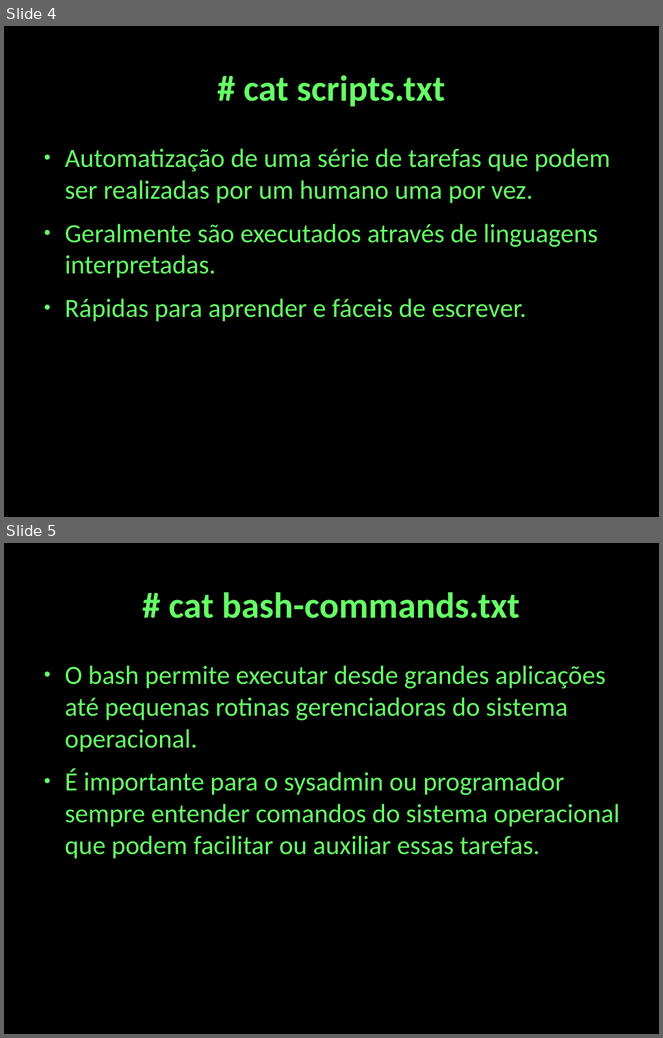
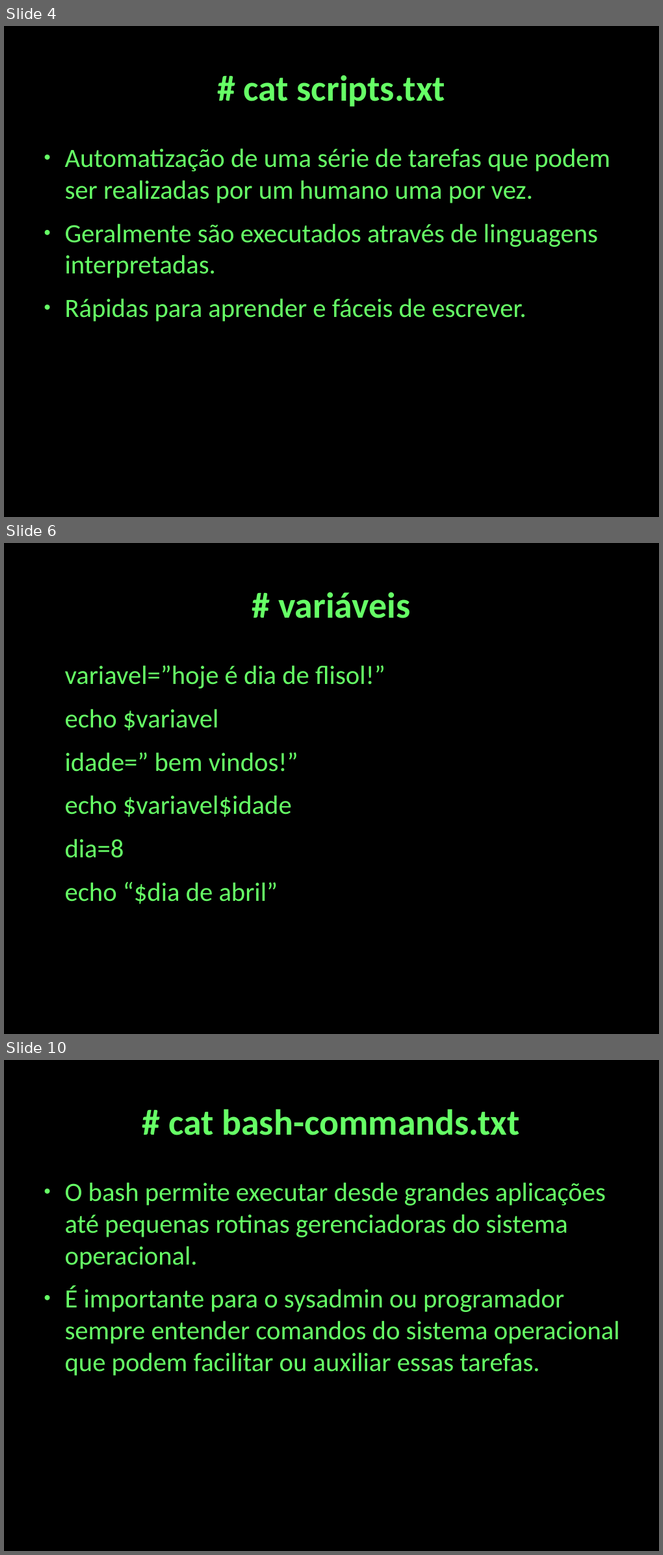
Before and after one commit to cjlcarvalho/presentations, a slide deck: shell-presentation.odp. Shown one above the other, each under a label of ours: slides 4 and 5 before the commit, slides 4, 6 and 10 after it; the slides between them are not shown. The pictures are 663x1038 and 663x1555 pixels, drawn with LibreOffice and Linux fonts; fonts in the diff are those of the drawing. Boxes give left, top, right and bottom in pixels: in the first picture for what was removed or moved away, otherwise in the second. Text is boxed around its words. In the diff, an @@ line names an element or a change of style, - is before the commit and + after.

```diff
--- a/shell-presentation.odp
+++ b/shell-presentation.odp
@@ slide 6 added at (4, 543, 659, 1034), background #000000 @@
@@ title added at (278, 592, 410, 618), 44 pt, text #66FF66, bold @@
+# variáveis
@@ text added at (65, 665, 386, 904), 32 pt, text #66FF66 @@
+variavel=”hoje é dia de flisol!”
+echo $variavel
+idade=” bem vindos!”
+echo $variavel$idade
+dia=8
+echo “$dia de abril”
@@ what was slide 5 is now slide 10 @@
```
Also in this commit, not shown: 1 slide changed, 13 other slides added, 2 other files.
